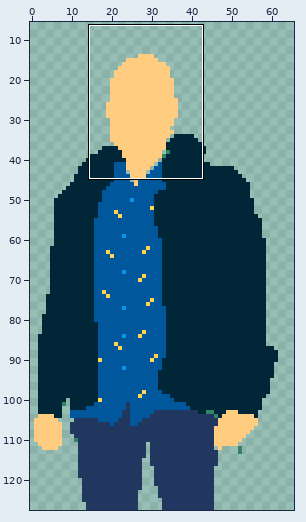
File history of a pixel-art file, Characters/Retrato.aseprite. Above, an overview of the earlier version with the close-up marked.
Close-up. Before:
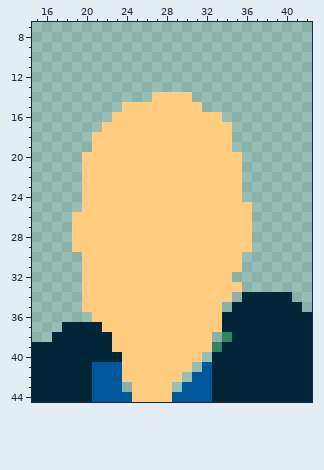
128x128 pixels, 1 frame. Colours within 5 levels of each other are drawn and written as one. Shown: x 15..42, y 7..44. The wide view leaves out empty margins. The commit also changed other parts of the picture, which this record leaves out.
The result:
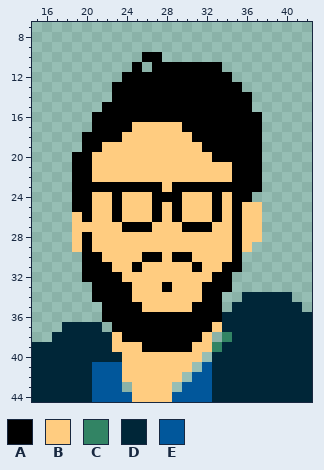
Palette (. is transparent): A #000000  B #ffcc80  C #328464  D #002638  E #01579b
The exact change:
Layers "Face", "Body":
y 10: x 26..27 .. -> AA
y 11: x 25 . -> A; x 27..33 ....... -> AAAAAAA
y 12: x 24..34 ........... -> AAAAAAAAAAA
y 13: x 23..35 ............. -> AAAAAAAAAAAAA
y 14: x 23..36 ....BBBB...... -> AAAAAAAAAAAAAA
y 15: x 22..36 ..BBBBBBBB..... -> AAAAAAAAAAAAAAA
y 16: x 21..37 ..BBBBBBBBBBB.... -> AAAAAAAAAAAAAAAAA
y 17: x 21..24 .BBB -> AAAA; x 30..37 BBBBB... -> AAAAAAAA
y 18: x 20..23 .BBB -> AAAA; x 31..37 BBBB... -> AAAAAAA
y 19: x 20..21 .B -> AA; x 32..37 BBB... -> AAAAAA
y 20: x 19..20 .B -> AA; x 33..37 BBB.. -> AAAAA
y 21..22: x 19..20 .B -> AA; x 35..37 B.. -> AAA
y 23: x 19..27 .BBBBBBBB -> AAAAAAAAA; x 29..37 BBBBBBB.. -> AAAAAAAAA
y 24: x 19..20 .B -> AA; x 23 B -> A; x 27..29 BBB -> AAA; x 33 B -> A; x 35..36 B. -> AA
y 25: x 19..20 .B -> AA; x 23 B -> A; x 27 B -> A; x 29 B -> A; x 33 B -> A; x 35 B -> A; x 37 . -> B
y 26: x 20 B -> A; x 23 B -> A; x 27 B -> A; x 29 B -> A; x 33 B -> A; x 35 B -> A; x 37 . -> B
y 27: x 24..26 BBB -> AAA; x 30..32 BBB -> AAA; x 35 B -> A; x 37 . -> B
y 28: x 20 B -> A; x 35 B -> A; x 37 . -> B
y 29: x 20 B -> A; x 35 B -> A
y 30: x 20..21 BB -> AA; x 26..27 BB -> AA; x 29..30 BB -> AA; x 35 B -> A
y 31: x 20..22 BBB -> AAA; x 25 B -> A; x 31 B -> A; x 34..35 BB -> AA
y 32: x 20..23 BBBB -> AAAA; x 33..34 BB -> AA
y 33: x 20..24 BBBBB -> .AAAA; x 28 B -> A; x 32..35 BBBB -> AAA.
y 34: x 20..24 BBBBB -> .AAAA; x 32..34 BBB -> AA.
y 35: x 20..25 BBBBBB -> ..AAAA; x 31..33 BBB -> AAA
y 36: x 21..33 BBBBBBBBBBBBB -> .AAAAAAAAAAAA
y 37: x 22..32 BBBBBBBBBBB -> .AAAAAAAAAA
y 38: x 24..31 BBBBBBBB -> AAAAAAAA
y 39: x 26..30 BBBBB -> AAAAA
